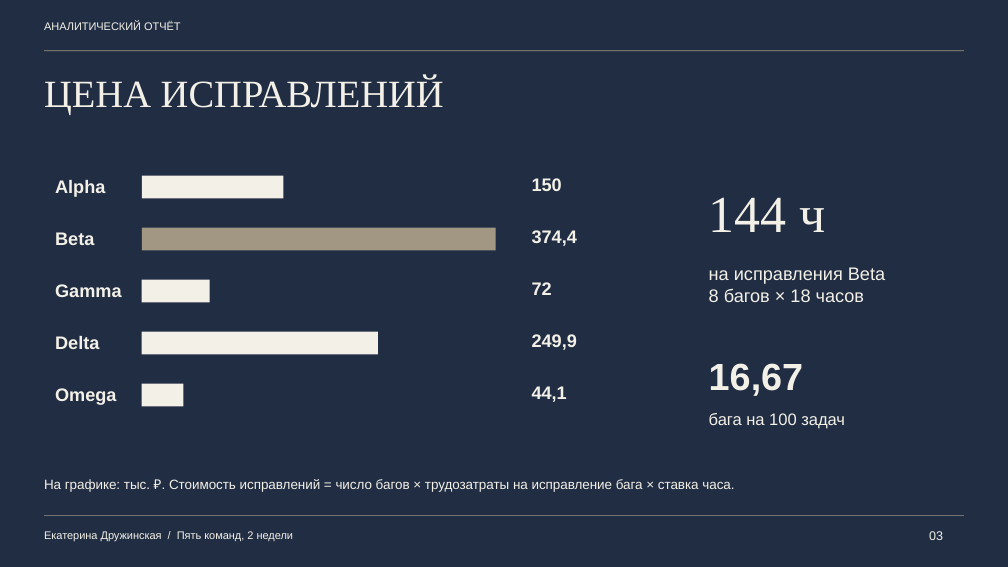
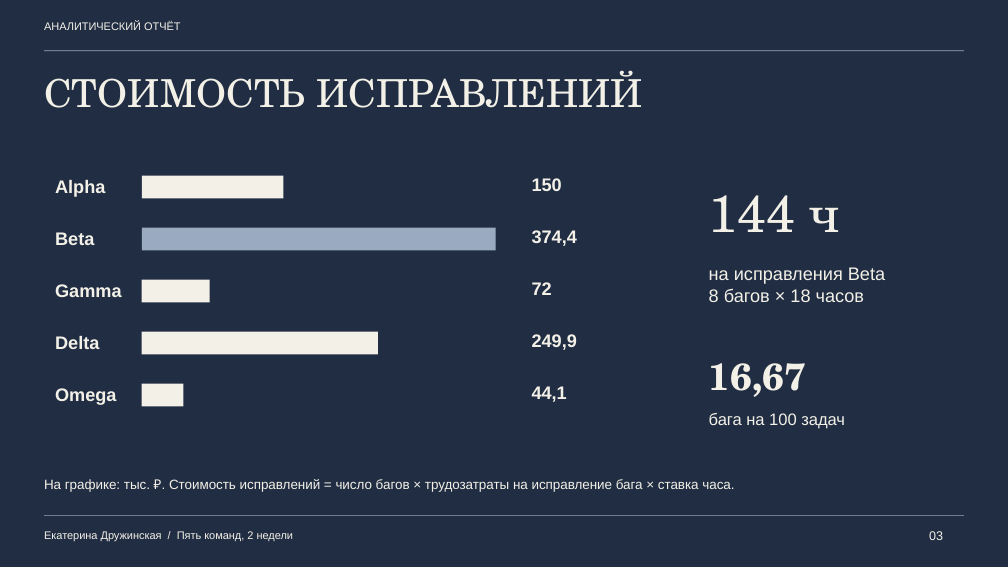
Before and after one commit to druzhinskaia/team-performance-analysis, a slide deck: slide 3 of files/02_presentation.pptx. Drawn at 1008x567 pixels with LibreOffice and Linux fonts; fonts in the diff are those of the drawing. Boxes give left, top, right and bottom in pixels: in the first picture for what was removed or moved away, otherwise in the second. Text is boxed around its words. In the diff, an @@ line names an element or a change of style, - is before the commit and + after.

```diff
--- a/files/02_presentation.pptx
+++ b/files/02_presentation.pptx
@@ text at (44,70,642,108): text changed; font Times New Roman to TeX Gyre Schola @@
-ЦЕНА ИСПРАВЛЕНИЙ
+СТОИМОСТЬ ИСПРАВЛЕНИЙ
@@ text "144 ч" at (709,195,840,232): font Times New Roman to TeX Gyre Schola @@
@@ fill #A29783 to #9AAAC0 in 3 elements at (44,51,964,51), (44,515,964,516), (142,228,496,250) @@
@@ text "16,67" at (709,363,806,397): font Arial to TeX Gyre Schola @@
```
Also in this commit, not shown: 6 other slides changed, 21 other files.
